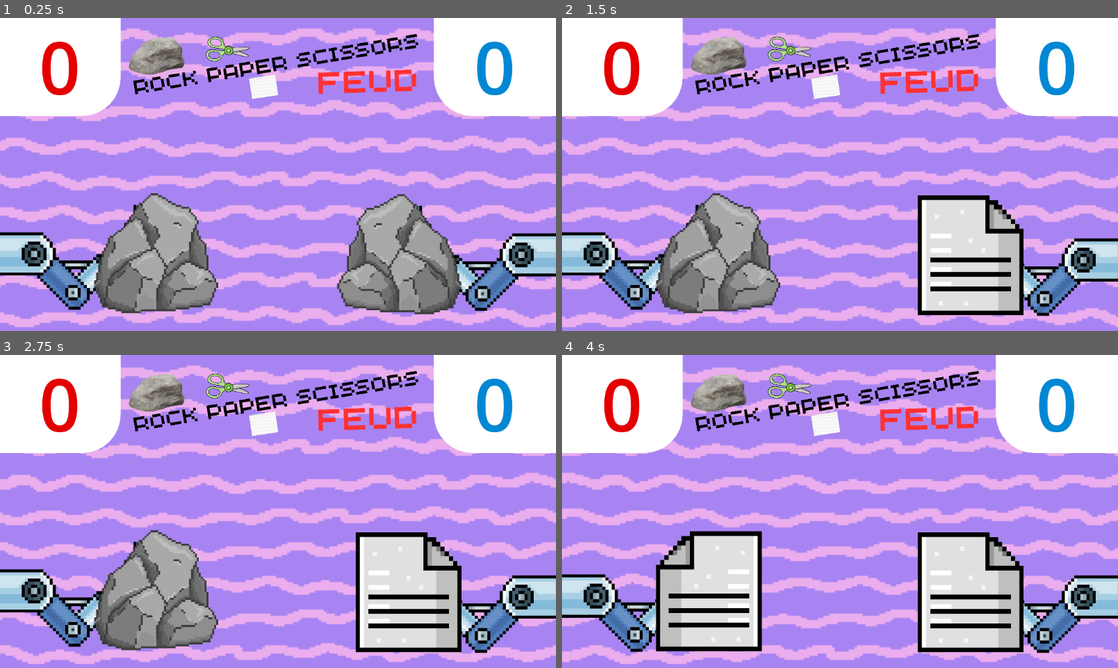
Above: before the commit, frames 1-4 (two rows, left to right).
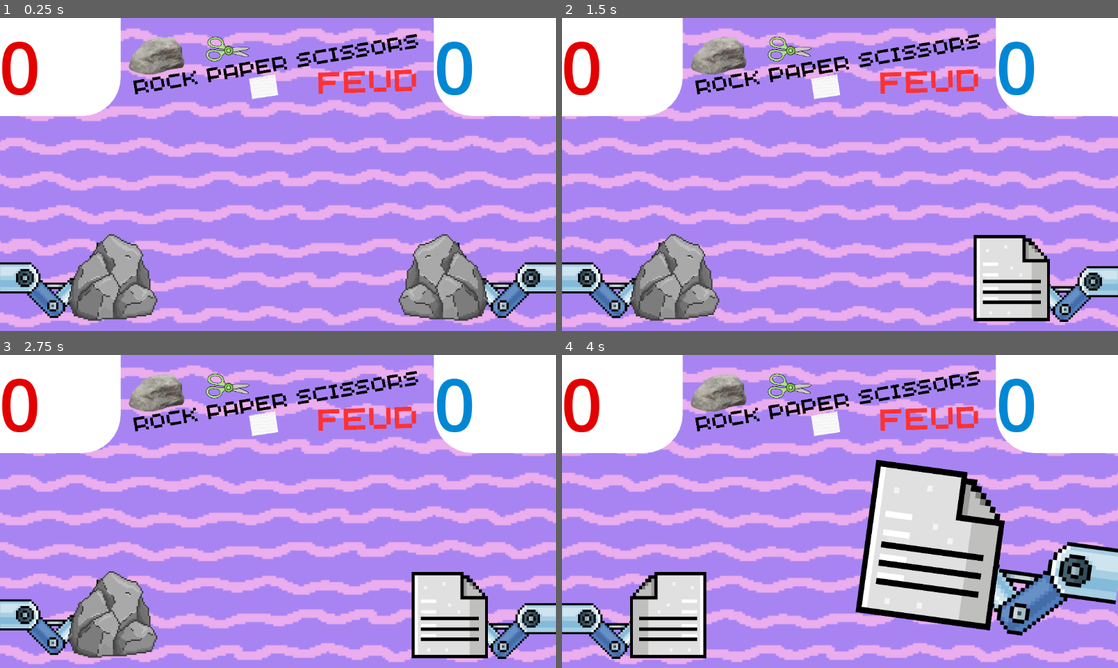
Above: after the commit, the same moments.

Repository: ar-bh/rps-feud
Game: Godot game, scene res://game/main.tscn
The game is run twice, just before and just after one commit, with the same random seed, the same clock (stepped at 60 frames per second) and the same inputs.
Inputs (mouse positions are in pixels of both pictures, inside the frame that each line leads up to):
- Up to frame 1 (0.25 s): no input
- Up to frame 2 (1.5 s): tap Enter at 0.5 s; move the mouse to (962, 158) at 0.52 s; hold K (right_paper) 0.53-1.28 s; tap Alt at 0.6 s; click (962, 158) at 0.67 s; move the mouse to (728, 190) at 1.27 s; hold Down from 1.28 s (still down); tap Shift at 1.35 s
- Up to frame 3 (2.75 s): move the mouse to (333, 442) at 2.02 s; release Down at 2.03 s; hold K (right_paper) from 2.03 s (still down); tap Alt at 2.1 s
- Up to frame 4 (4 s): move the mouse to (812, 574) at 2.77 s; release K (right_paper) at 2.78 s; hold Up 2.78-3.53 s; tap Shift at 2.85 s; click (812, 574) at 2.92 s; move the mouse to (1006, 558) at 3.52 s; hold S (left_paper) from 3.53 s (still down); tap Alt at 3.6 s

The runs differ from the first frame. In frame 1, 21% of the frame differs, in the area x 0-100%, y 7-97%; in frame 2, 22%; in frame 3, 22%; in frame 4, 30%, in the area x 0-100%, y 7-98%.

Commit message:
attack mode + bobbing for both sides

Diff:
--- a/game/main.gd
+++ b/game/main.gd
@@ -12,15 +12,6 @@
 
 #endregion
 
-
-
-@onready var left_player: Area2D = $LeftPlayer
-@onready var right_player: Area2D = $RightPlayer
-
-@onready var left_hand: Sprite2D = $LeftPlayer/LeftHand
-@onready var right_hand: Sprite2D = $RightPlayer/RightHand
-
-
 var textures: Dictionary = {
 	"right_rock": preload("res://assets/right_rock.png"),
 	"right_paper": preload("res://assets/right_paper.png"),
@@ -30,72 +21,113 @@
 	"left_scissors": preload("res://assets/left_scissors.png"),
 }
 
+@onready var right_score_label: RichTextLabel = $ScoreBox/RightScore
+@onready var left_score_label: RichTextLabel = $ScoreBox/LeftScore
+
+@onready var left_animation_player: AnimationPlayer = $LeftPlayer/LeftAnimationPlayer
+@onready var right_animation_player: AnimationPlayer = $RightPlayer/RightAnimationPlayer
+
+@onready var left_player: Node2D = $LeftPlayer
+@onready var left_hand: Sprite2D = $LeftPlayer/LeftHand
+@onready var right_player: Node2D = $RightPlayer
+@onready var right_hand: Sprite2D = $RightPlayer/RightHand
+
+var left_player_rest_y: float
+var right_player_rest_y: float
+
+var right_form := "rock"
+var left_form := "rock"
+
+var right_attack := false
+var left_attack := false
 
 
-var right_form = "rock"
-var left_form = "rock"
+var right_score := 0
+var left_score := 0
 
 
-
-
-var left_hand_rest_y: float
-var right_hand_rest_y: float
 
 
 # Called when the node enters the scene tree for the first time.
 func _ready() -> void:
 	bg_parallax.autoscroll.x = BACKGROUND_SCROLL_SPEED
 
-	left_hand_rest_y = left_hand.position.y
-	right_hand_rest_y = right_hand.position.y
+
 
 	get_viewport().size_changed.connect(_on_viewport_size_changed)
+	left_animation_player.animation_finished.connect(_on_left_animation_finished)
+	right_animation_player.animation_finished.connect(_on_right_animation_finished)
+
+
+func _on_left_animation_finished(anim_name: StringName) -> void:
+	if anim_name == &"attack":
+		left_attack = !left_attack
+
+
+func _on_right_animation_finished(anim_name: StringName) -> void:
+	if anim_name == &"attack":
+		right_attack = !right_attack
 
 
 # Called every frame. 'delta' is the elapsed time since the previous frame.
 func _process(delta: float) -> void:
 
+	#region transform inputs
 	if Input.is_action_just_pressed("right_rock") and right_form != "rock":
 		right_form = "rock"
 		right_hand.texture = textures["right_rock"]
-		_bob_hand(right_hand, right_hand_rest_y)
-
+		_bob_hand(right_player, right_player.position.y)
 	if Input.is_action_just_pressed("left_rock") and left_form != "rock":
 		left_form = "rock"
 		left_hand.texture = textures["left_rock"]
-		_bob_hand(left_hand, left_hand_rest_y)
-
+		_bob_hand(left_player, left_player.position.y)
 	if Input.is_action_just_pressed("right_paper") and right_form != "paper":
 		right_form = "paper"
 		right_hand.texture = textures["right_paper"]
-		_bob_hand(right_hand, right_hand_rest_y)
-
+		_bob_hand(right_player, right_player.position.y)
 	if Input.is_action_just_pressed("left_paper") and left_form != "paper":
 		left_form = "paper"
 		left_hand.texture = textures["left_paper"]
-		_bob_hand(left_hand, left_hand_rest_y)
-
+		_bob_hand(left_player, left_player.position.y)
 	if Input.is_action_just_pressed("right_scissors") and right_form != "scissors":
 		right_form = "scissors"
 		right_hand.texture = textures["right_scissors"]
-		_bob_hand(right_hand, right_hand_rest_y)
-
-	if Input.is_action_just_pressed("left_scissors") and left_form != "scissorsw":
+		_bob_hand(right_player, right_player.position.y)
+	if Input.is_action_just_pressed("left_scissors") and left_form != "scissors":
 		left_form = "scissors"
 		left_hand.texture = textures["left_scissors"]
-		_bob_hand(left_hand, left_hand_rest_y)
+		_bob_hand(left_player, left_player.position.y)
+#endregion
+
+	#region attack inputs
+	if Input.is_action_just_pressed("left_toggle"):
+		if left_attack == false:
+			left_animation_player.play("attack")
+		elif left_attack == true:
+			left_animation_player.play_backwards("attack")
+
+	if Input.is_action_just_pressed("right_toggle"):
+		if right_attack == false:
+			right_animation_player.play("attack")
+		elif right_attack == true:
+			right_animation_player.play_backwards("attack")
+#endregion
+
+
+
+	left_score_label.text = str(left_score)
+	right_score_label.text = str(right_score)
 
 
 
 
-func _bob_hand(hand: Sprite2D, rest_y: float) -> void:
+func _bob_hand(hand: Node2D, rest_y: float) -> void:
 	hand.position.y = rest_y
 	var tween := create_tween()
 	tween.tween_property(hand, "position:y", rest_y - bob_height, bob_duration * 0.5).set_trans(Tween.TRANS_SINE).set_ease(Tween.EASE_OUT)
 	tween.tween_property(hand, "position:y", rest_y, bob_duration * 0.5).set_trans(Tween.TRANS_SINE).set_ease(Tween.EASE_IN)
 
-
-#region viewport
+#region viewport changing size irrelevant
 func _on_viewport_size_changed() -> void:
 	var parallax_texture = bg_parallax_image.texture
 	if parallax_texture == null:
--- a/game/main.tscn
+++ b/game/main.tscn
@@ -14,8 +14,223 @@
 bg_color = Color(1, 1, 1, 1)
 corner_radius_bottom_left = 80
 
-[sub_resource type="CircleShape2D" id="CircleShape2D_vop5m"]
-radius = 134.09325
+[sub_resource type="Animation" id="Animation_5un7r"]
+length = 0.001
+tracks/0/type = "value"
+tracks/0/imported = false
+tracks/0/enabled = true
+tracks/0/path = NodePath(".:position")
+tracks/0/interp = 1
+tracks/0/loop_wrap = true
+tracks/0/keys = {
+"times": PackedFloat32Array(0),
+"transitions": PackedFloat32Array(1),
+"update": 0,
+"values": [Vector2(0, 540)]
+}
+tracks/1/type = "value"
+tracks/1/imported = false
+tracks/1/enabled = true
+tracks/1/path = NodePath("LeftHand:scale")
+tracks/1/interp = 1
+tracks/1/loop_wrap = true
+tracks/1/keys = {
+"times": PackedFloat32Array(0),
+"transitions": PackedFloat32Array(1),
+"update": 0,
+"values": [Vector2(0.174, 0.174)]
+}
+tracks/2/type = "value"
+tracks/2/imported = false
+tracks/2/enabled = true
+tracks/2/path = NodePath("LeftHand:position")
+tracks/2/interp = 1
+tracks/2/loop_wrap = true
+tracks/2/keys = {
+"times": PackedFloat32Array(0),
+"transitions": PackedFloat32Array(1),
+"update": 0,
+"values": [Vector2(0, -93.96)]
+}
+tracks/3/type = "value"
+tracks/3/imported = false
+tracks/3/enabled = true
+tracks/3/path = NodePath("LeftHand:rotation")
+tracks/3/interp = 1
+tracks/3/loop_wrap = true
+tracks/3/keys = {
+"times": PackedFloat32Array(0),
+"transitions": PackedFloat32Array(1),
+"update": 0,
+"values": [0.0]
+}
+
+[sub_resource type="Animation" id="Animation_dgpao"]
+resource_name = "attack"
+length = 0.27
+tracks/0/type = "value"
+tracks/0/imported = false
+tracks/0/enabled = true
+tracks/0/path = NodePath(".:position")
+tracks/0/interp = 1
+tracks/0/loop_wrap = false
+tracks/0/keys = {
+"times": PackedFloat32Array(0, 0.1, 0.27),
+"transitions": PackedFloat32Array(1, 1, 1),
+"update": 0,
+"values": [Vector2(0, 540), Vector2(15, 494), Vector2(40, 415)]
+}
+tracks/1/type = "value"
+tracks/1/imported = false
+tracks/1/enabled = true
+tracks/1/path = NodePath("LeftHand:scale")
+tracks/1/interp = 2
+tracks/1/loop_wrap = false
+tracks/1/keys = {
+"times": PackedFloat32Array(0, 0.09995956, 0.1, 0.27),
+"transitions": PackedFloat32Array(1, 1, 1, 1),
+"update": 0,
+"values": [Vector2(0.174, 0.174), Vector2(0.21098503, 0.21098503), Vector2(0.21100312, 0.21100312), Vector2(0.309455, 0.309455)]
+}
+tracks/2/type = "value"
+tracks/2/imported = false
+tracks/2/enabled = true
+tracks/2/path = NodePath("LeftHand:position")
+tracks/2/interp = 1
+tracks/2/loop_wrap = false
+tracks/2/keys = {
+"times": PackedFloat32Array(0, 0.09995956, 0.1, 0.27),
+"transitions": PackedFloat32Array(1, 1, 1, 1),
+"update": 0,
+"values": [Vector2(0, -93.96), Vector2(-85.36222, -112.35087), Vector2(-84, -116.999985), Vector2(-71, -136)]
+}
+tracks/3/type = "value"
+tracks/3/imported = false
+tracks/3/enabled = true
+tracks/3/path = NodePath("LeftHand:rotation")
+tracks/3/interp = 3
+tracks/3/loop_wrap = false
+tracks/3/keys = {
+"times": PackedFloat32Array(0, 0.09995956, 0.1, 0.27),
+"transitions": PackedFloat32Array(1, 1, 1, 1),
+"update": 0,
+"values": [0.0, 5.727889, 5.7962613, 6.147266]
+}
+
+[sub_resource type="AnimationLibrary" id="AnimationLibrary_wjctj"]
+_data = {
+&"RESET": SubResource("Animation_5un7r"),
+&"attack": SubResource("Animation_dgpao")
+}
+
+[sub_resource type="Animation" id="Animation_right_reset"]
+length = 0.001
+tracks/0/type = "value"
+tracks/0/imported = false
+tracks/0/enabled = true
+tracks/0/path = NodePath(".:position")
+tracks/0/interp = 1
+tracks/0/loop_wrap = true
+tracks/0/keys = {
+"times": PackedFloat32Array(0),
+"transitions": PackedFloat32Array(1),
+"update": 0,
+"values": [Vector2(1152, 540)]
+}
+tracks/1/type = "value"
+tracks/1/imported = false
+tracks/1/enabled = true
+tracks/1/path = NodePath("RightHand:scale")
+tracks/1/interp = 1
+tracks/1/loop_wrap = true
+tracks/1/keys = {
+"times": PackedFloat32Array(0),
+"transitions": PackedFloat32Array(1),
+"update": 0,
+"values": [Vector2(0.174, 0.174)]
+}
+tracks/2/type = "value"
+tracks/2/imported = false
+tracks/2/enabled = true
+tracks/2/path = NodePath("RightHand:position")
+tracks/2/interp = 1
+tracks/2/loop_wrap = true
+tracks/2/keys = {
+"times": PackedFloat32Array(0),
+"transitions": PackedFloat32Array(1),
+"update": 0,
+"values": [Vector2(-334.08, -93.96)]
+}
+tracks/3/type = "value"
+tracks/3/imported = false
+tracks/3/enabled = true
+tracks/3/path = NodePath("RightHand:rotation")
+tracks/3/interp = 1
+tracks/3/loop_wrap = true
+tracks/3/keys = {
+"times": PackedFloat32Array(0),
+"transitions": PackedFloat32Array(1),
+"update": 0,
+"values": [0.0]
+}
+
+[sub_resource type="Animation" id="Animation_right_attack"]
+resource_name = "attack"
+length = 0.27
+tracks/0/type = "value"
+tracks/0/imported = false
+tracks/0/enabled = true
+tracks/0/path = NodePath(".:position")
+tracks/0/interp = 1
+tracks/0/loop_wrap = false
+tracks/0/keys = {
+"times": PackedFloat32Array(0, 0.1, 0.27),
+"transitions": PackedFloat32Array(1, 1, 1),
+"update": 0,
+"values": [Vector2(1152, 540), Vector2(1137, 494), Vector2(1112, 415)]
+}
+tracks/1/type = "value"
+tracks/1/imported = false
+tracks/1/enabled = true
+tracks/1/path = NodePath("RightHand:scale")
+tracks/1/interp = 2
+tracks/1/loop_wrap = false
+tracks/1/keys = {
+"times": PackedFloat32Array(0, 0.1, 0.27),
+"transitions": PackedFloat32Array(1, 1, 1),
+"update": 0,
+"values": [Vector2(0.174, 0.174), Vector2(0.21100312, 0.21100312), Vector2(0.309455, 0.309455)]
+}
+tracks/2/type = "value"
+tracks/2/imported = false
+tracks/2/enabled = true
+tracks/2/path = NodePath("RightHand:position")
+tracks/2/interp = 1
+tracks/2/loop_wrap = false
+tracks/2/keys = {
+"times": PackedFloat32Array(0, 0.1, 0.27),
+"transitions": PackedFloat32Array(1, 1, 1),
+"update": 0,
+"values": [Vector2(-334.08, -93.96), Vector2(-275, -292), Vector2(-522, -212)]
+}
+tracks/3/type = "value"
+tracks/3/imported = false
+tracks/3/enabled = true
+tracks/3/path = NodePath("RightHand:rotation")
+tracks/3/interp = 3
+tracks/3/loop_wrap = false
+tracks/3/keys = {
+"times": PackedFloat32Array(0, 0.1, 0.27),
+"transitions": PackedFloat32Array(1, 1, 1),
+"update": 0,
+"values": [0.0, 0.48692417, 0.13591957]
+}
+
+[sub_resource type="AnimationLibrary" id="AnimationLibrary_right"]
+_data = {
+&"RESET": SubResource("Animation_right_reset"),
+&"attack": SubResource("Animation_right_attack")
+}
 
 [node name="Main" type="Node2D" unique_id=1270101753]
 script = ExtResource("1_xtpaf")
@@ -78,36 +293,26 @@
 text = "[center]0[/center]"
 fit_content = true
 
-[node name="LeftPlayer" type="Area2D" parent="." unique_id=236414830 groups=["left_player"]]
-position = Vector2(1029, 531)
-rotation = 3.1415925
-scale = Vector2(1, -1)
-
-[node name="LeftHand" type="Sprite2D" parent="LeftPlayer" unique_id=272195360]
-position = Vector2(798.0001, -40.000008)
-rotation = 3.1415925
-scale = Vector2(0.24166417, -0.24166417)
+[node name="LeftPlayer" type="Node2D" parent="." unique_id=272195360 groups=["left_player"]]
+position = Vector2(0, 540)
+
+[node name="LeftHand" type="Sprite2D" parent="LeftPlayer" unique_id=272195361]
+position = Vector2(0, -93.96)
+scale = Vector2(0.174, 0.174)
 texture = ExtResource("4_dgpao")
-
-[node name="LeftCollisionBox" type="CollisionShape2D" parent="LeftPlayer" unique_id=12535886]
-position = Vector2(706, -40)
-rotation = 3.1415925
-scale = Vector2(1, -1)
-shape = SubResource("CircleShape2D_vop5m")
-
-[node name="RightPlayer" type="Area2D" parent="." unique_id=597499632 groups=["right_player"]]
-position = Vector2(1029, 531)
-rotation = 3.1415925
-scale = Vector2(1, -1)
-
-[node name="RightHand" type="Sprite2D" parent="RightPlayer" unique_id=874475580]
-position = Vector2(109, -38.000027)
-rotation = 3.1415925
-scale = Vector2(0.24166417, -0.24166417)
+centered = false
+
+[node name="LeftAnimationPlayer" type="AnimationPlayer" parent="LeftPlayer" unique_id=149810587]
+libraries/ = SubResource("AnimationLibrary_wjctj")
+
+[node name="RightPlayer" type="Node2D" parent="." unique_id=874475580 groups=["right_player"]]
+position = Vector2(1152, 540)
+
+[node name="RightHand" type="Sprite2D" parent="RightPlayer" unique_id=874475581]
+position = Vector2(-334.08, -93.96)
+scale = Vector2(0.174, 0.174)
 texture = ExtResource("5_wjctj")
-
-[node name="RightCollisionBox" type="CollisionShape2D" parent="RightPlayer" unique_id=1537768800]
-position = Vector2(206, -40.000042)
-rotation = 3.1415925
-scale = Vector2(1, -1)
-shape = SubResource("CircleShape2D_vop5m")
+centered = false
+
+[node name="RightAnimationPlayer" type="AnimationPlayer" parent="RightPlayer" unique_id=1165454147]
+libraries/ = SubResource("AnimationLibrary_right")
